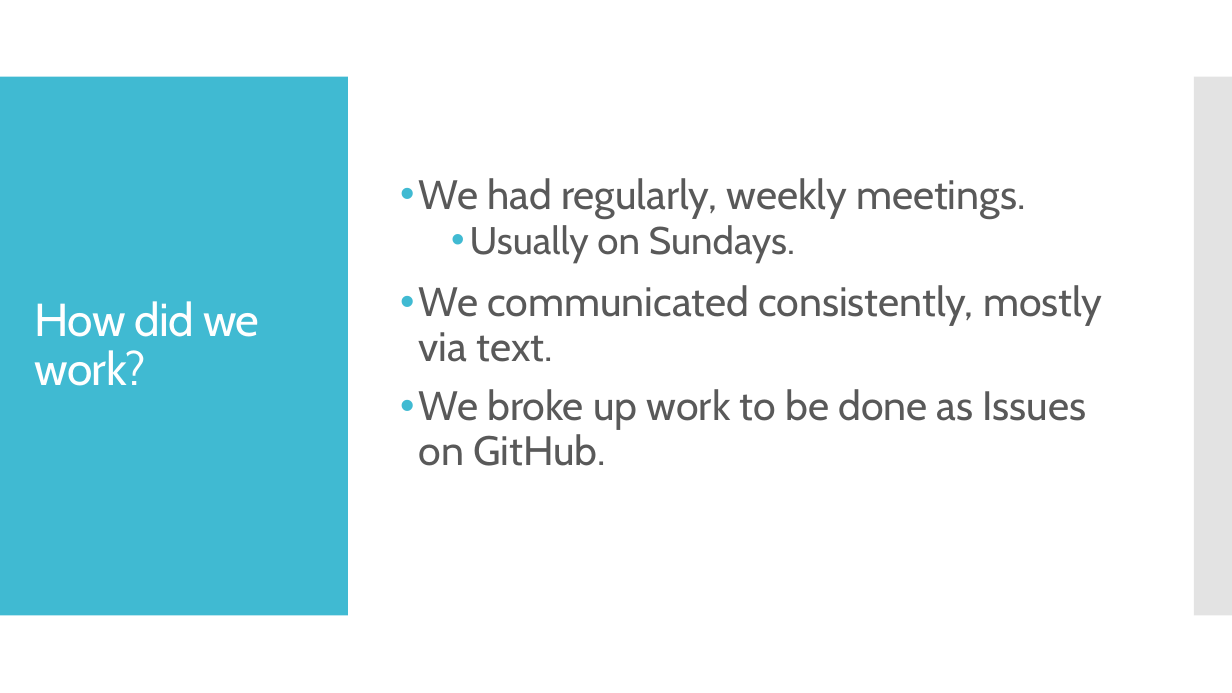
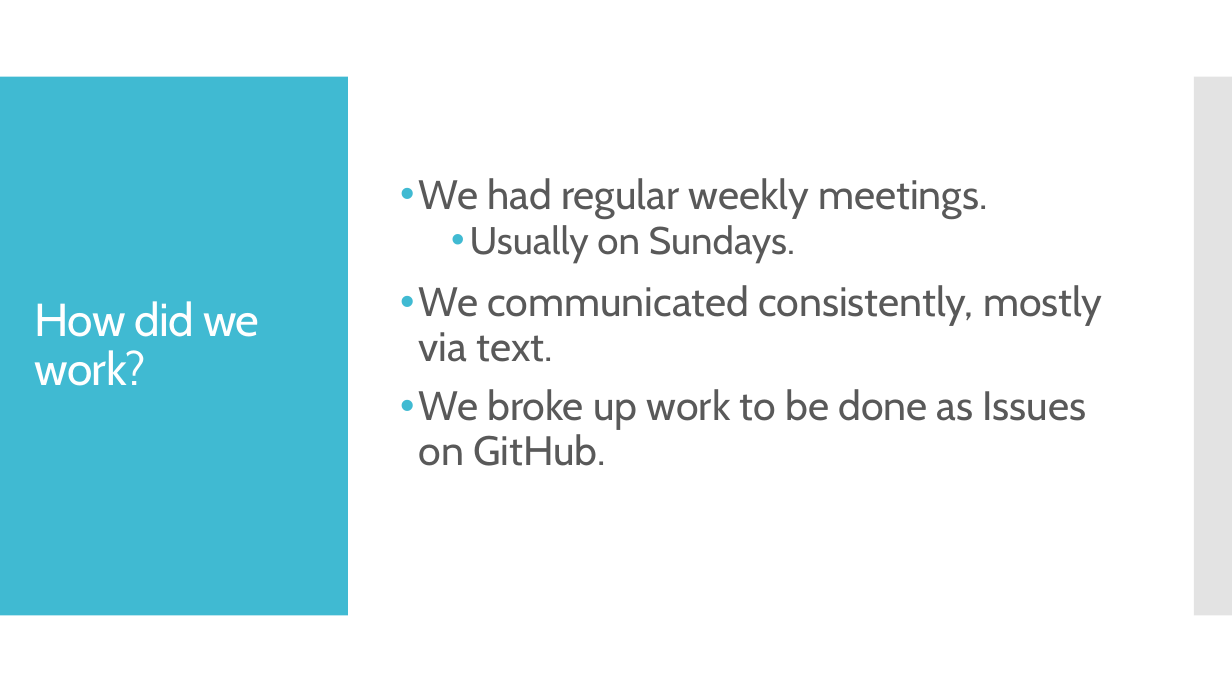
Before and after one commit to NickWaltCSU/cs414-f17-301-UltraLiteCoding, a slide deck: slide 2 of Presentation 5/Presentation.pptx. Drawn at 1232x693 pixels with LibreOffice and Linux fonts; fonts in the diff are those of the drawing. Boxes give left, top, right and bottom in pixels: in the first picture for what was removed or moved away, otherwise in the second. Text is boxed around its words. In the diff, an @@ line names an element or a change of style, - is before the commit and + after.

Commit message:
typo

```diff
--- a/Presentation 5/Presentation.pptx
+++ b/Presentation 5/Presentation.pptx
@@ text at (419, 178, 987, 218): text changed @@
-• We had regularly, weekly meetings.
+• We had regular weekly meetings.
```
Also in this commit, not shown: 1 other slide changed.
